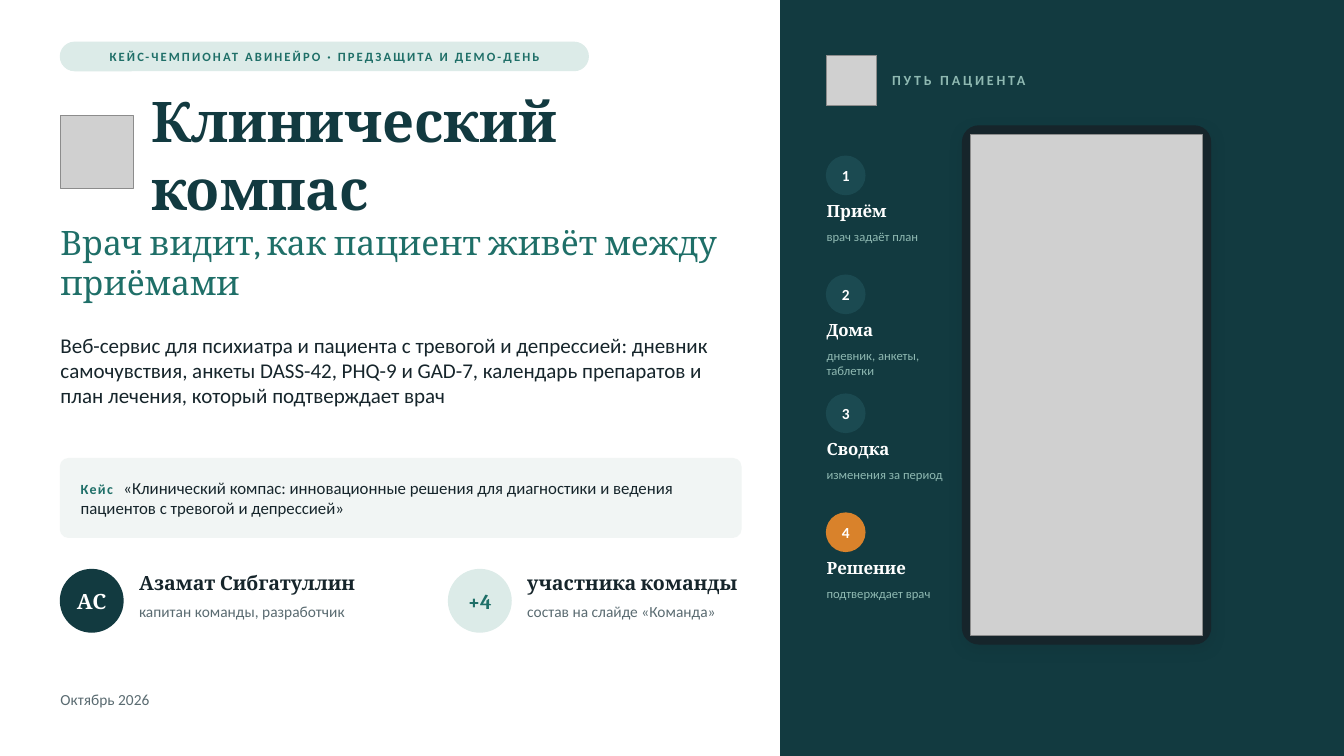
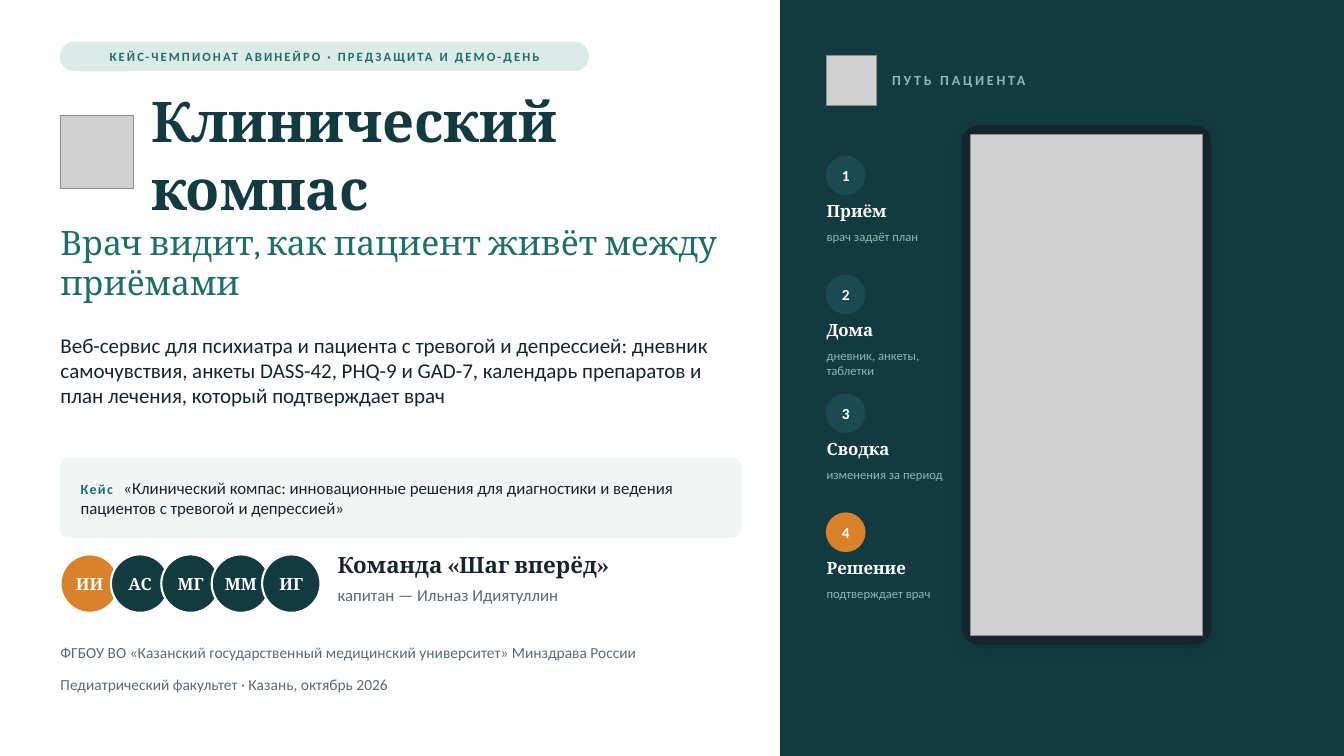
Before and after one commit to Azimat000/clinical-compass, a slide deck: slide 1 of deliverables/presentation/klinicheskiy-kompas-demo-day.pptx. Drawn at 1344x756 pixels with LibreOffice and Linux fonts; fonts in the diff are those of the drawing; grey boxes stand for pictures. Boxes give left, top, right and bottom in pixels: in the first picture for what was removed or moved away, otherwise in the second. Text is boxed around its words. In the diff, an @@ line names an element or a change of style, - is before the commit and + after.

```diff
--- a/deliverables/presentation/klinicheskiy-kompas-demo-day.pptx
+++ b/deliverables/presentation/klinicheskiy-kompas-demo-day.pptx
@@ ellipse: place and size @@
-ellipse at <box>60,570,123,632</box>
+ellipse at <box>60,555,119,613</box>
@@ ellipse at <box>60,555,119,613</box>: fill #123A40 to #D9822B; outline #123A40 1 pt to #FFFFFF 1.5 pt @@
@@ text "АС": place and size @@
-text "АС" at <box>77,593,106,610</box>
+text "АС" at <box>128,578,151,590</box>
@@ text "АС" at <box>128,578,151,590</box>: size 15 to 12 pt @@
@@ ellipse added at <box>111,555,169,613</box>, fill #123A40, outline #FFFFFF 1.5 pt @@
@@ ellipse: place and size @@
-ellipse at <box>449,570,511,632</box>
+ellipse at <box>161,555,220,613</box>
@@ ellipse at <box>161,555,220,613</box>: fill #DCEBE8 to #123A40; outline #DCEBE8 1 pt to #FFFFFF 1.5 pt @@
@@ ellipse added at <box>212,555,270,613</box>, fill #123A40, outline #FFFFFF 1.5 pt @@
@@ ellipse added at <box>262,555,321,613</box>, fill #123A40, outline #FFFFFF 1.5 pt @@
@@ text added at <box>338,556,597,579</box>, 16 pt, text #16252B, bold @@
+Команда «Шаг вперёд»
@@ text added at <box>76,578,103,590</box>, 12 pt, text #FFFFFF, bold @@
+ИИ
@@ text removed at <box>139,575,355,595</box> @@
-Азамат Сибгатуллин
@@ text added at <box>178,578,204,590</box>, 12 pt, text #FFFFFF, bold @@
+МГ
@@ text added at <box>225,578,257,590</box>, 12 pt, text #FFFFFF, bold @@
+ММ
@@ text added at <box>279,578,303,590</box>, 12 pt, text #FFFFFF, bold @@
+ИГ
@@ text added at <box>338,590,558,604</box>, 12 pt, text #5A6B71 @@
+капитан — Ильназ Идиятуллин
@@ text removed at <box>468,594,492,609</box> @@
-+4
@@ text removed at <box>527,579,738,595</box> @@
-участника команды
@@ text removed at <box>139,606,344,620</box> @@
-капитан команды, разработчик
@@ text removed at <box>527,607,715,620</box> @@
-состав на слайде «Команда»
@@ text added at <box>60,647,635,661</box>, 11 pt, text #5A6B71 @@
+ФГБОУ ВО «Казанский государственный медицинский университет» Минздрава России
@@ text at <box>60,679,387,693</box>: text changed @@
-Октябрь 2026
+Педиатрический факультет · Казань, октябрь 2026
```
Also in this commit, not shown: 15 other slides changed, 2 slides added, 2 slides removed, 12 other files.
